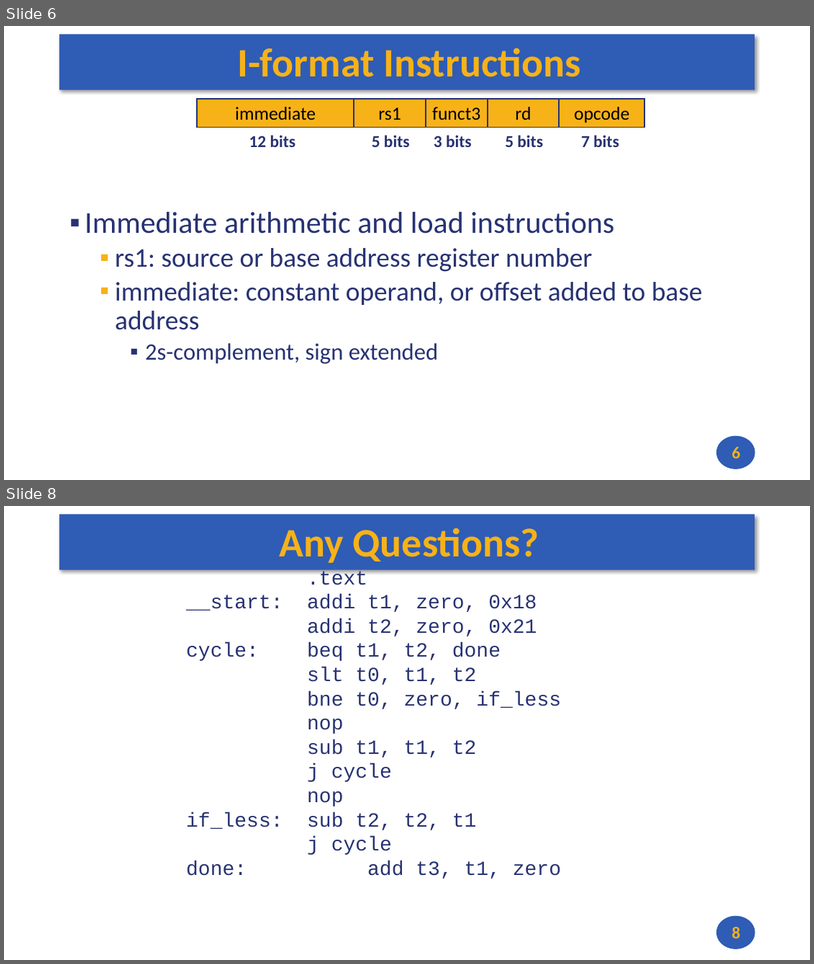
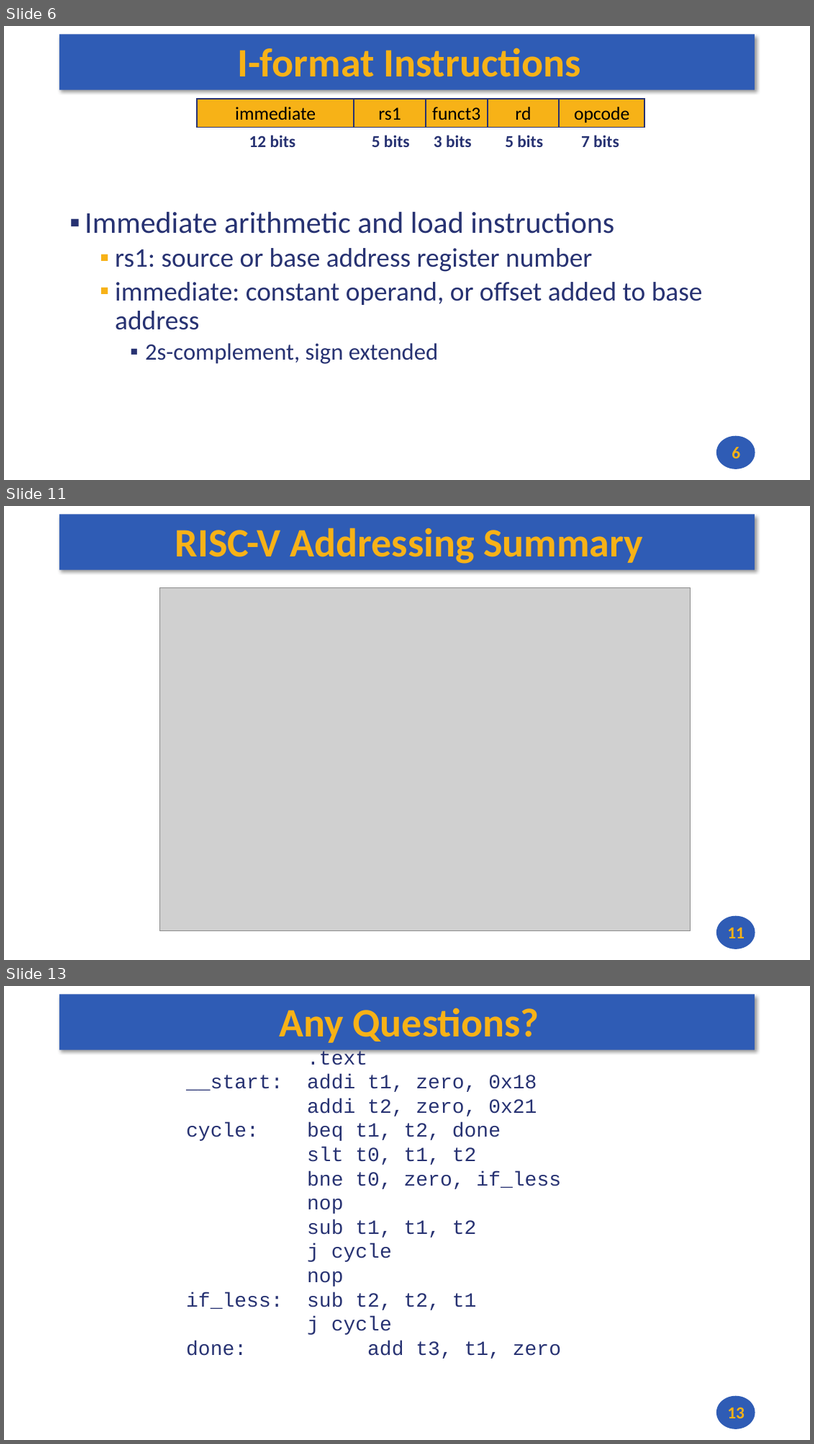
Before and after one commit to andrewt0301/hse-acos-course, a slide deck: docs/part1ca/04_Instructions/CA_Lecture_04.pptx. Shown one above the other, each under a label of ours: slides 6 and 8 before the commit, slides 6, 11 and 13 after it; the slides between them are not shown. The pictures are 814x964 and 814x1444 pixels, drawn with LibreOffice and Linux fonts; fonts in the diff are those of the drawing; grey boxes stand for pictures. Boxes give left, top, right and bottom in pixels: in the first picture for what was removed or moved away, otherwise in the second. Text is boxed around its words. In the diff, an @@ line names an element or a change of style, - is before the commit and + after.

```diff
--- a/docs/part1ca/04_Instructions/CA_Lecture_04.pptx
+++ b/docs/part1ca/04_Instructions/CA_Lecture_04.pptx
@@ slide 11 added at <box>4,506,810,960</box>, background #FFFFFF; not listed: 2 template elements that a slide beside it also shows @@
@@ title added at <box>175,528,643,564</box>, 48 pt, text #F7B217, bold @@
+RISC-V Addressing Summary
@@ picture added at <box>160,587,691,931</box> @@
@@ page number added at <box>728,927,745,938</box>, 20 pt, text #F7B217, bold @@
+11
@@ what was slide 8 is now slide 13 @@
@@ page number at <box>728,1406,745,1418</box>: text changed @@
-8
+13
```
Also in this commit, not shown: 1 slide changed, 4 other slides added.
